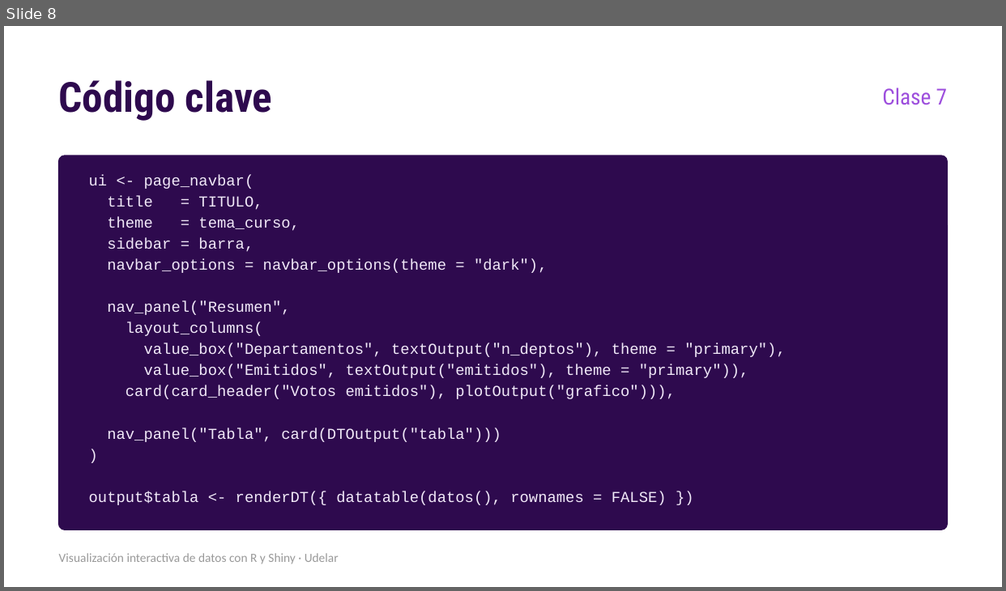
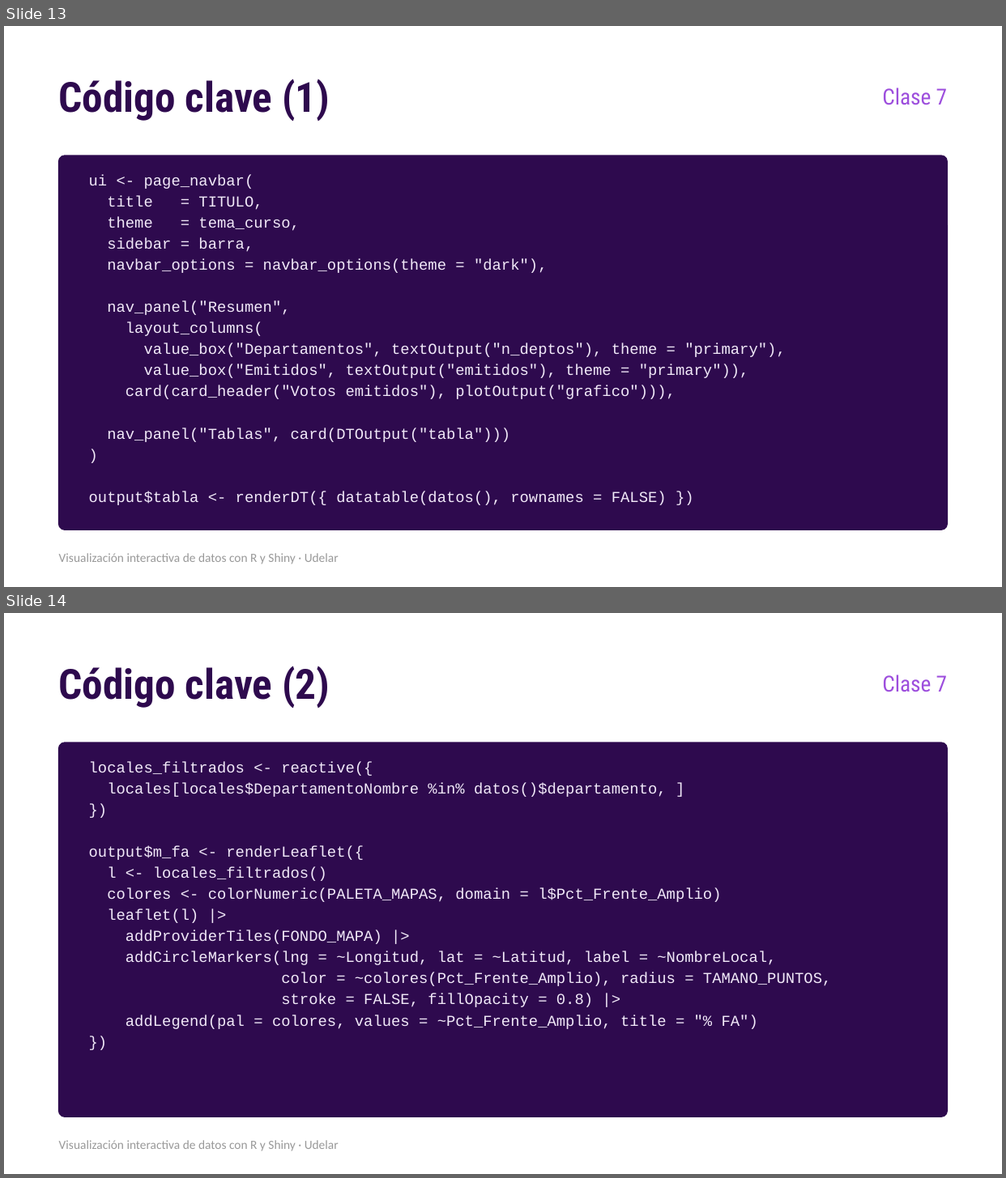
Before and after one commit to nahura99/visualizacion_datos_shiny, a slide deck: clase7/clase7.pptx. Shown one above the other, each under a label of ours: slide 8 before the commit, slides 13 and 14 after it. The pictures are 1006x591 and 1006x1178 pixels, drawn with LibreOffice and Linux fonts; fonts in the diff are those of the drawing. Boxes give left, top, right and bottom in pixels: in the first picture for what was removed or moved away, otherwise in the second. Text is boxed around its words. In the diff, an @@ line names an element or a change of style, - is before the commit and + after.

Commit message:
Reestructurar el curso en 7 clases y una Clase Extra
- Clase 1 junta la presentación y la nivelación de la vieja 1b. La app de la
  tabla pasa al estilo del curso y se suma primeros_pasos.R.
- Clase 7 junta estética y navegación con la app final y su publicación.
  Queda solo la app final, con datos/ y deploy.R.
- revisor_corpus pasa a ser la Clase Extra (clase_extra.pptx).
- Se borran clase1b, clase8 y los PDF viejos.
- README, datos/README.md y preparar_elecciones_2024.R con la nueva numeración.

```diff
--- a/clase7/clase7.pptx
+++ b/clase7/clase7.pptx
@@ slide 14 added at bbox=[4, 613, 1002, 1174], background #FFFFFF @@
@@ text added at bbox=[59, 666, 330, 708], 30 pt, text #2E0A4E, bold @@
+Código clave (2)
@@ text added at bbox=[882, 675, 947, 692], 16 pt, text #9D4EDD @@
+Clase 7
@@ rounded rectangle added at bbox=[59, 743, 947, 1117], fill #2E0A4E, outline #2E0A4E 1 pt @@
@@ text added at bbox=[89, 762, 831, 1029], 11 pt, text #F1E9F8 @@
+locales_filtrados <- reactive({
+locales[locales$DepartamentoNombre %in% datos()$departamento, ]
+})
+output$m_fa <- renderLeaflet({
+l <- locales_filtrados()
+colores <- colorNumeric(PALETA_MAPAS, domain = l$Pct_Frente_Amplio)
+leaflet(l) |>
+addProviderTiles(FONDO_MAPA) |>
+addCircleMarkers(lng = ~Longitud, lat = ~Latitud, label = ~NombreLocal,
+color = ~colores(Pct_Frente_Amplio), radius = TAMANO_PUNTOS,
+stroke = FALSE, fillOpacity = 0.8) |>
+addLegend(pal = colores, values = ~Pct_Frente_Amplio, title = "% FA")
+})
@@ text added at bbox=[59, 1140, 339, 1151], 9 pt, text #999999 @@
+Visualización interactiva de datos con R y Shiny · Udelar
@@ what was slide 8 is now slide 13 @@
@@ slide 13 changed as well @@
@@ text at bbox=[59, 79, 330, 121]: text changed @@
-Código clave
+Código clave (1)
@@ text at bbox=[107, 428, 511, 442]: text changed @@
-nav_panel("Tabla", card(DTOutput("tabla")))
+nav_panel("Tablas", card(DTOutput("tabla")))
```
Also in this commit, not shown: 8 other slides changed, 5 other slides added, 23 other files.
